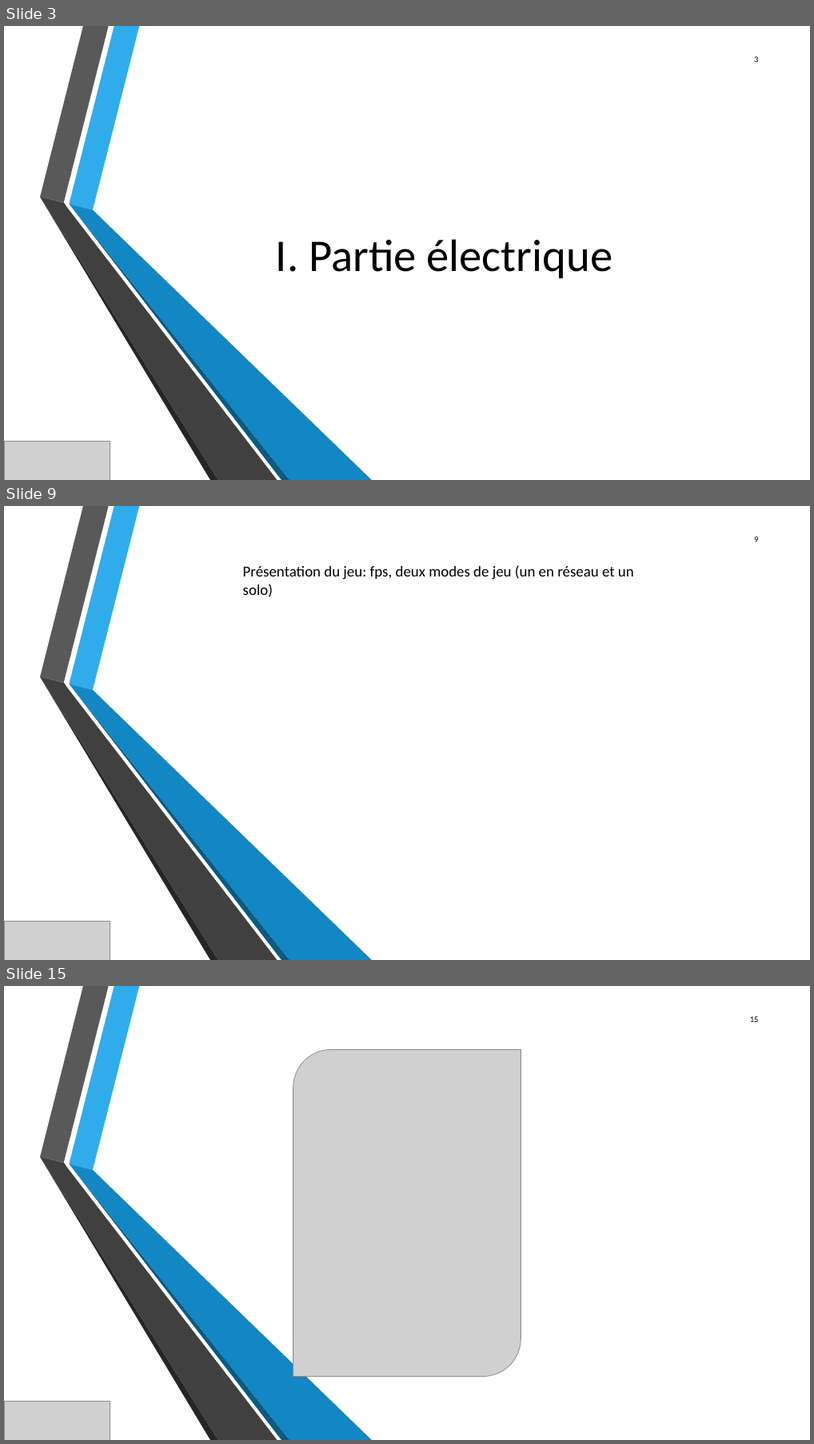
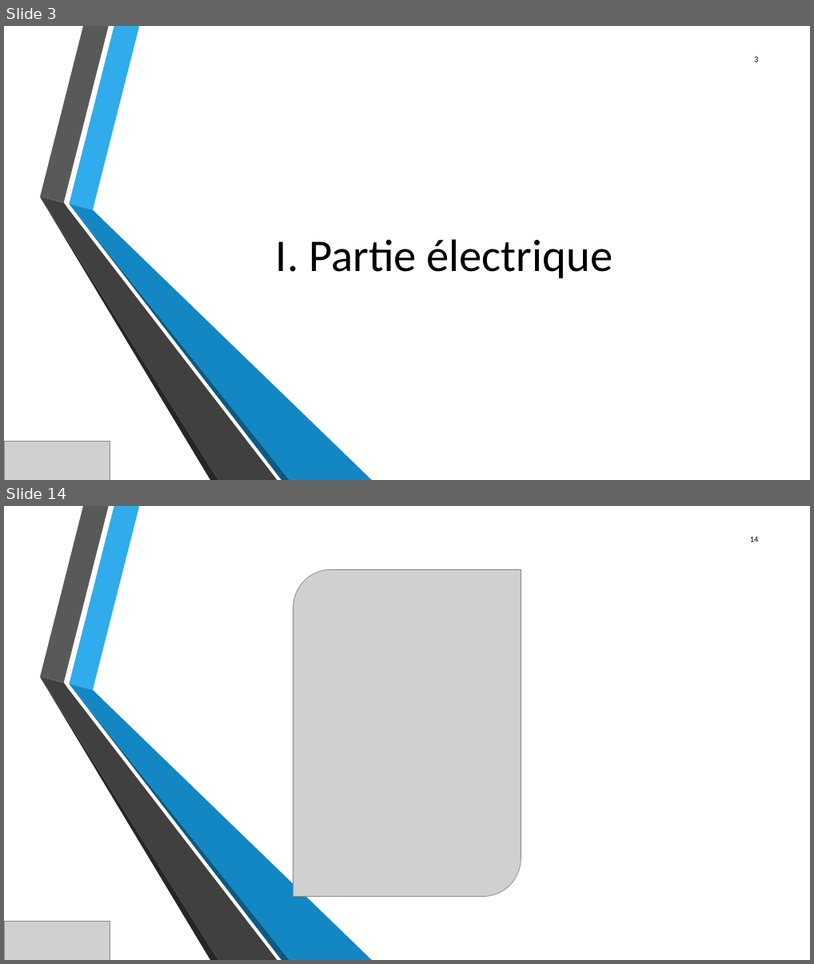
Before and after one commit to JeanSOUDIER/Bas-Niveau, a slide deck: Projet électif.pptx. Shown one above the other, each under a label of ours: slides 3, 9 and 15 before the commit, slides 3 and 14 after it; the slides between them are not shown. The pictures are 814x1444 and 814x964 pixels, drawn with LibreOffice and Linux fonts; fonts in the diff are those of the drawing; grey boxes stand for pictures; background and template pictures are left out. Boxes give left, top, right and bottom in pixels: in the first picture for what was removed or moved away, otherwise in the second. Text is boxed around its words. In the diff, an @@ line names an element or a change of style, - is before the commit and + after.

```diff
--- a/Projet électif.pptx
+++ b/Projet électif.pptx
@@ slide 9 removed at (4,506,810,960), background picture (left out); not listed: 6 template elements that a slide beside it also shows @@
@@ page number removed at (754,536,758,542) @@
-9
@@ text removed at (243,565,634,597) @@
-Présentation du jeu: fps, deux modes de jeu (un en réseau et un solo)
@@ picture removed at (4,921,110,960) @@
@@ what was slide 15 is now slide 14 @@
@@ page number at (750,536,759,542): text changed @@
-15
+14
```
Also in this commit, not shown: 6 slides changed, 5 slides added, 5 other slides removed.
